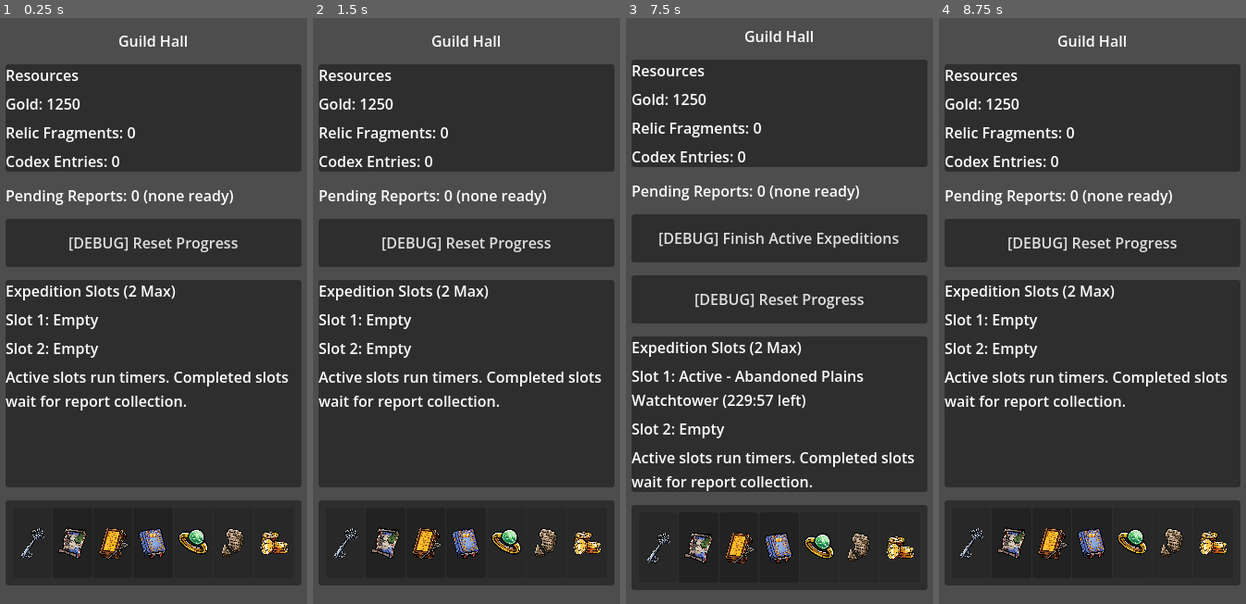
Above: before the commit, frames 1-4 (left to right).
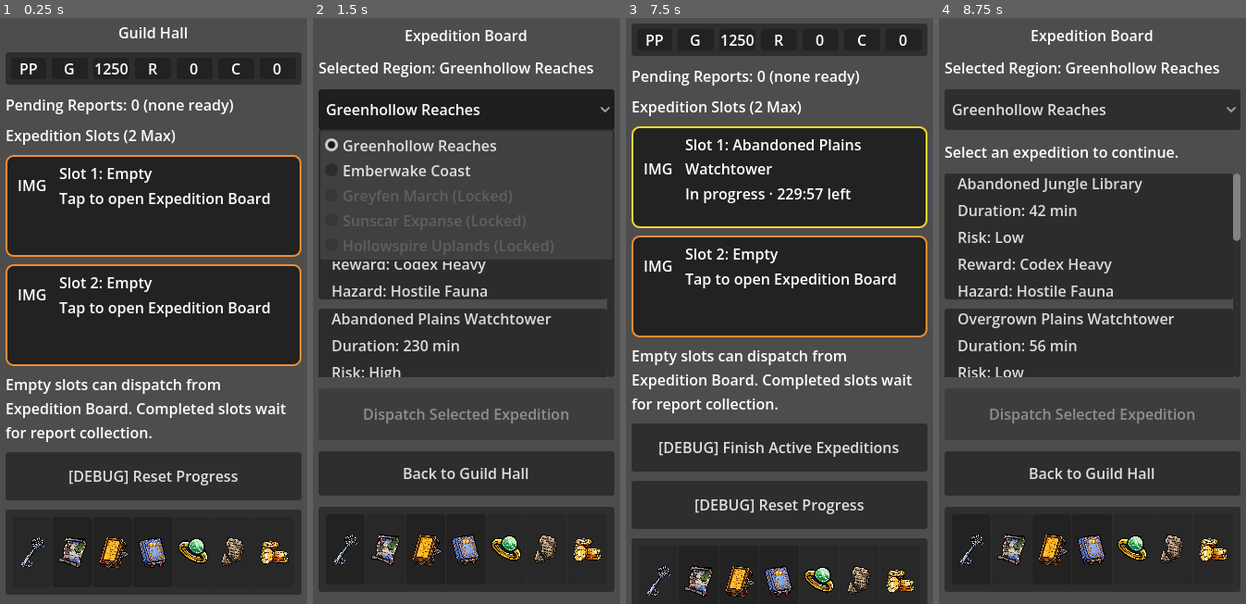
Above: after the commit, the same moments.

Repository: Navandis/expedition-guild-idle
Game: Godot game, scene res://scenes/main/Main.tscn
Same seed, same stepped clock (60 frames per second), same inputs: the game is played once before the commit and once after it.
Inputs (mouse positions are in pixels of both pictures, inside the frame that each line leads up to):
- Up to frame 1 (0.25 s): no input
- Up to frame 2 (1.5 s): click (466, 205) at 0.52 s; click (466, 111) at 1.25 s, where only the run after the commit has a clickable "Greenhollow Reaches"
- Up to frame 3 (7.5 s): click (699, 545) at 2.02 s; click (776, 234) at 2.75 s; click (776, 369) at 3.52 s; click (776, 504) at 4.27 s; click "Dispatch Selected Expedition" at 5 s; click "Confirm Dispatch" at 5.75 s; click (776, 234) at 6.52 s; click (659, 551) at 7.25 s
- Up to frame 4 (8.75 s): click (1092, 287) at 8.02 s

The runs differ from the first frame. In frame 1, 52% of the frame differs, in the area x 1-99%, y 1-99%; in frame 2, 26%; in frame 3, 60%, in the area x 1-99%, y 0-100%; in frame 4, 37%.

Commit message:
Restructure Guild Hall into dashboard with resource row and slot cards

Diff:
--- a/scenes/guild_hall/GuildHall.tscn
+++ b/scenes/guild_hall/GuildHall.tscn
@@ -26,45 +26,247 @@
 
 [node name="RootColumn" type="VBoxContainer" parent="SafeArea" unique_id=845488305]
 layout_mode = 2
-theme_override_constants/separation = 14
+theme_override_constants/separation = 10
 
 [node name="TitleLabel" type="Label" parent="SafeArea/RootColumn" unique_id=1685169725]
 layout_mode = 2
 text = "Guild Hall"
 horizontal_alignment = 1
 
-[node name="ResourcesPanel" type="PanelContainer" parent="SafeArea/RootColumn" unique_id=620704676]
-layout_mode = 2
-
-[node name="ResourceRows" type="VBoxContainer" parent="SafeArea/RootColumn/ResourcesPanel" unique_id=1494783933]
-layout_mode = 2
+[node name="ResourceRowPanel" type="PanelContainer" parent="SafeArea/RootColumn" unique_id=620704676]
+layout_mode = 2
+
+[node name="ResourceRowMargin" type="MarginContainer" parent="SafeArea/RootColumn/ResourceRowPanel" unique_id=1360772543]
+layout_mode = 2
+theme_override_constants/margin_left = 6
+theme_override_constants/margin_top = 6
+theme_override_constants/margin_right = 6
+theme_override_constants/margin_bottom = 6
+
+[node name="ResourceSlots" type="HBoxContainer" parent="SafeArea/RootColumn/ResourceRowPanel/ResourceRowMargin" unique_id=1494783933]
+layout_mode = 2
+theme_override_constants/separation = 6
+
+[node name="ProfileSlot" type="PanelContainer" parent="SafeArea/RootColumn/ResourceRowPanel/ResourceRowMargin/ResourceSlots" unique_id=1210295991]
+layout_mode = 2
+size_flags_horizontal = 3
+
+[node name="Center" type="CenterContainer" parent="SafeArea/RootColumn/ResourceRowPanel/ResourceRowMargin/ResourceSlots/ProfileSlot" unique_id=152983928]
+layout_mode = 2
+
+[node name="ProfileLabel" type="Label" parent="SafeArea/RootColumn/ResourceRowPanel/ResourceRowMargin/ResourceSlots/ProfileSlot/Center" unique_id=178163509]
+layout_mode = 2
+text = "PP"
+
+[node name="GoldIconSlot" type="PanelContainer" parent="SafeArea/RootColumn/ResourceRowPanel/ResourceRowMargin/ResourceSlots" unique_id=237642816]
+layout_mode = 2
+size_flags_horizontal = 3
+
+[node name="Center" type="CenterContainer" parent="SafeArea/RootColumn/ResourceRowPanel/ResourceRowMargin/ResourceSlots/GoldIconSlot" unique_id=490275425]
+layout_mode = 2
+
+[node name="GoldIconLabel" type="Label" parent="SafeArea/RootColumn/ResourceRowPanel/ResourceRowMargin/ResourceSlots/GoldIconSlot/Center" unique_id=111453151]
+layout_mode = 2
+text = "G"
+
+[node name="GoldValueSlot" type="PanelContainer" parent="SafeArea/RootColumn/ResourceRowPanel/ResourceRowMargin/ResourceSlots" unique_id=237941607]
+layout_mode = 2
+size_flags_horizontal = 3
+
+[node name="Center" type="CenterContainer" parent="SafeArea/RootColumn/ResourceRowPanel/ResourceRowMargin/ResourceSlots/GoldValueSlot" unique_id=566539381]
+layout_mode = 2
+
+[node name="GoldValueLabel" type="Label" parent="SafeArea/RootColumn/ResourceRowPanel/ResourceRowMargin/ResourceSlots/GoldValueSlot/Center" unique_id=553301898]
+layout_mode = 2
+text = "0"
+
+[node name="RelicIconSlot" type="PanelContainer" parent="SafeArea/RootColumn/ResourceRowPanel/ResourceRowMargin/ResourceSlots" unique_id=1418233255]
+layout_mode = 2
+size_flags_horizontal = 3
+
+[node name="Center" type="CenterContainer" parent="SafeArea/RootColumn/ResourceRowPanel/ResourceRowMargin/ResourceSlots/RelicIconSlot" unique_id=2102924238]
+layout_mode = 2
+
+[node name="RelicIconLabel" type="Label" parent="SafeArea/RootColumn/ResourceRowPanel/ResourceRowMargin/ResourceSlots/RelicIconSlot/Center" unique_id=368765313]
+layout_mode = 2
+text = "R"
+
+[node name="RelicValueSlot" type="PanelContainer" parent="SafeArea/RootColumn/ResourceRowPanel/ResourceRowMargin/ResourceSlots" unique_id=617211845]
+layout_mode = 2
+size_flags_horizontal = 3
+
+[node name="Center" type="CenterContainer" parent="SafeArea/RootColumn/ResourceRowPanel/ResourceRowMargin/ResourceSlots/RelicValueSlot" unique_id=871970307]
+layout_mode = 2
+
+[node name="RelicFragmentsValueLabel" type="Label" parent="SafeArea/RootColumn/ResourceRowPanel/ResourceRowMargin/ResourceSlots/RelicValueSlot/Center" unique_id=462742622]
+layout_mode = 2
+text = "0"
+
+[node name="CodexIconSlot" type="PanelContainer" parent="SafeArea/RootColumn/ResourceRowPanel/ResourceRowMargin/ResourceSlots" unique_id=558755068]
+layout_mode = 2
+size_flags_horizontal = 3
+
+[node name="Center" type="CenterContainer" parent="SafeArea/RootColumn/ResourceRowPanel/ResourceRowMargin/ResourceSlots/CodexIconSlot" unique_id=1281821631]
+layout_mode = 2
+
+[node name="CodexIconLabel" type="Label" parent="SafeArea/RootColumn/ResourceRowPanel/ResourceRowMargin/ResourceSlots/CodexIconSlot/Center" unique_id=88184926]
+layout_mode = 2
+text = "C"
+
+[node name="CodexValueSlot" type="PanelContainer" parent="SafeArea/RootColumn/ResourceRowPanel/ResourceRowMargin/ResourceSlots" unique_id=1810903799]
+layout_mode = 2
+size_flags_horizontal = 3
+
+[node name="Center" type="CenterContainer" parent="SafeArea/RootColumn/ResourceRowPanel/ResourceRowMargin/ResourceSlots/CodexValueSlot" unique_id=77610614]
+layout_mode = 2
+
+[node name="CodexEntriesValueLabel" type="Label" parent="SafeArea/RootColumn/ResourceRowPanel/ResourceRowMargin/ResourceSlots/CodexValueSlot/Center" unique_id=404869075]
+layout_mode = 2
+text = "0"
+
+[node name="OpenReportButton" type="Button" parent="SafeArea/RootColumn" unique_id=1348621159]
+visible = false
+custom_minimum_size = Vector2(0, 52)
+layout_mode = 2
+text = "View Pending Reports"
+
+[node name="PendingReportsLabel" type="Label" parent="SafeArea/RootColumn" unique_id=43135772]
+layout_mode = 2
+text = "Pending Reports: 0 (none ready)"
+
+[node name="SlotHeaderLabel" type="Label" parent="SafeArea/RootColumn" unique_id=1820534560]
+layout_mode = 2
+text = "Expedition Slots (2 Max)"
+
+[node name="ExpeditionSlotsColumn" type="VBoxContainer" parent="SafeArea/RootColumn" unique_id=1865329439]
+layout_mode = 2
+size_flags_vertical = 3
 theme_override_constants/separation = 8
 
-[node name="ResourcesHeader" type="Label" parent="SafeArea/RootColumn/ResourcesPanel/ResourceRows" unique_id=1210295991]
-layout_mode = 2
-text = "Resources"
-
-[node name="GoldLabel" type="Label" parent="SafeArea/RootColumn/ResourcesPanel/ResourceRows" unique_id=553301898]
-layout_mode = 2
-text = "Gold: 0"
-
-[node name="RelicFragmentsLabel" type="Label" parent="SafeArea/RootColumn/ResourcesPanel/ResourceRows" unique_id=462742622]
-layout_mode = 2
-text = "Relic Fragments: 0"
-
-[node name="CodexEntriesLabel" type="Label" parent="SafeArea/RootColumn/ResourcesPanel/ResourceRows" unique_id=404869075]
-layout_mode = 2
-text = "Codex Entries: 0"
-
-[node name="OpenReportButton" type="Button" parent="SafeArea/RootColumn" unique_id=1348621159]
-visible = false
-custom_minimum_size = Vector2(0, 52)
-layout_mode = 2
-text = "View Pending Reports"
-
-[node name="PendingReportsLabel" type="Label" parent="SafeArea/RootColumn" unique_id=43135772]
-layout_mode = 2
-text = "Pending Reports: 0 (none ready)"
+[node name="SlotOneCard" type="Button" parent="SafeArea/RootColumn/ExpeditionSlotsColumn" unique_id=1205453616]
+custom_minimum_size = Vector2(0, 110)
+layout_mode = 2
+
+[node name="Margin" type="MarginContainer" parent="SafeArea/RootColumn/ExpeditionSlotsColumn/SlotOneCard" unique_id=1849938802]
+layout_mode = 1
+anchors_preset = 15
+anchor_right = 1.0
+anchor_bottom = 1.0
+grow_horizontal = 2
+grow_vertical = 2
+mouse_filter = 2
+theme_override_constants/margin_left = 8
+theme_override_constants/margin_top = 8
+theme_override_constants/margin_right = 8
+theme_override_constants/margin_bottom = 8
+
+[node name="Content" type="VBoxContainer" parent="SafeArea/RootColumn/ExpeditionSlotsColumn/SlotOneCard/Margin" unique_id=1742571574]
+layout_mode = 2
+mouse_filter = 2
+theme_override_constants/separation = 5
+
+[node name="TopRow" type="HBoxContainer" parent="SafeArea/RootColumn/ExpeditionSlotsColumn/SlotOneCard/Margin/Content" unique_id=595723608]
+layout_mode = 2
+mouse_filter = 2
+theme_override_constants/separation = 8
+
+[node name="SlotOneImagePlaceholder" type="Label" parent="SafeArea/RootColumn/ExpeditionSlotsColumn/SlotOneCard/Margin/Content/TopRow" unique_id=1361455259]
+custom_minimum_size = Vector2(42, 42)
+layout_mode = 2
+size_flags_vertical = 1
+mouse_filter = 2
+text = "IMG"
+horizontal_alignment = 1
+vertical_alignment = 1
+
+[node name="TextColumn" type="VBoxContainer" parent="SafeArea/RootColumn/ExpeditionSlotsColumn/SlotOneCard/Margin/Content/TopRow" unique_id=923609669]
+layout_mode = 2
+size_flags_horizontal = 3
+mouse_filter = 2
+
+[node name="SlotOneNameLabel" type="Label" parent="SafeArea/RootColumn/ExpeditionSlotsColumn/SlotOneCard/Margin/Content/TopRow/TextColumn" unique_id=980786867]
+layout_mode = 2
+mouse_filter = 2
+text = "Empty Slot"
+autowrap_mode = 3
+
+[node name="SlotOneStateLabel" type="Label" parent="SafeArea/RootColumn/ExpeditionSlotsColumn/SlotOneCard/Margin/Content/TopRow/TextColumn" unique_id=1411912238]
+layout_mode = 2
+mouse_filter = 2
+text = "Tap to open Expedition Board"
+autowrap_mode = 3
+
+[node name="SlotOneRewardLabel" type="Label" parent="SafeArea/RootColumn/ExpeditionSlotsColumn/SlotOneCard/Margin/Content" unique_id=791263277]
+layout_mode = 2
+mouse_filter = 2
+text = ""
+visible = false
+autowrap_mode = 3
+
+[node name="SlotTwoCard" type="Button" parent="SafeArea/RootColumn/ExpeditionSlotsColumn" unique_id=1241231002]
+custom_minimum_size = Vector2(0, 110)
+layout_mode = 2
+
+[node name="Margin" type="MarginContainer" parent="SafeArea/RootColumn/ExpeditionSlotsColumn/SlotTwoCard" unique_id=1880540343]
+layout_mode = 1
+anchors_preset = 15
+anchor_right = 1.0
+anchor_bottom = 1.0
+grow_horizontal = 2
+grow_vertical = 2
+mouse_filter = 2
+theme_override_constants/margin_left = 8
+theme_override_constants/margin_top = 8
+theme_override_constants/margin_right = 8
+theme_override_constants/margin_bottom = 8
+
+[node name="Content" type="VBoxContainer" parent="SafeArea/RootColumn/ExpeditionSlotsColumn/SlotTwoCard/Margin" unique_id=2041278820]
+layout_mode = 2
+mouse_filter = 2
+theme_override_constants/separation = 5
+
+[node name="TopRow" type="HBoxContainer" parent="SafeArea/RootColumn/ExpeditionSlotsColumn/SlotTwoCard/Margin/Content" unique_id=1430741311]
+layout_mode = 2
+mouse_filter = 2
+theme_override_constants/separation = 8
+
+[node name="SlotTwoImagePlaceholder" type="Label" parent="SafeArea/RootColumn/ExpeditionSlotsColumn/SlotTwoCard/Margin/Content/TopRow" unique_id=1948435946]
+custom_minimum_size = Vector2(42, 42)
+layout_mode = 2
+size_flags_vertical = 1
+mouse_filter = 2
+text = "IMG"
+horizontal_alignment = 1
+vertical_alignment = 1
+
+[node name="TextColumn" type="VBoxContainer" parent="SafeArea/RootColumn/ExpeditionSlotsColumn/SlotTwoCard/Margin/Content/TopRow" unique_id=713225125]
+layout_mode = 2
+size_flags_horizontal = 3
+mouse_filter = 2
+
+[node name="SlotTwoNameLabel" type="Label" parent="SafeArea/RootColumn/ExpeditionSlotsColumn/SlotTwoCard/Margin/Content/TopRow/TextColumn" unique_id=1361604704]
+layout_mode = 2
+mouse_filter = 2
+text = "Empty Slot"
+autowrap_mode = 3
+
+[node name="SlotTwoStateLabel" type="Label" parent="SafeArea/RootColumn/ExpeditionSlotsColumn/SlotTwoCard/Margin/Content/TopRow/TextColumn" unique_id=760266556]
+layout_mode = 2
+mouse_filter = 2
+text = "Tap to open Expedition Board"
+autowrap_mode = 3
+
+[node name="SlotTwoRewardLabel" type="Label" parent="SafeArea/RootColumn/ExpeditionSlotsColumn/SlotTwoCard/Margin/Content" unique_id=1054531492]
+layout_mode = 2
+mouse_filter = 2
+text = ""
+visible = false
+autowrap_mode = 3
+
+[node name="SlotsHintLabel" type="Label" parent="SafeArea/RootColumn/ExpeditionSlotsColumn" unique_id=830968625]
+layout_mode = 2
+text = "Empty slots can dispatch from Expedition Board. Completed slots wait for report collection."
+autowrap_mode = 3
 
 [node name="DebugFinishButton" type="Button" parent="SafeArea/RootColumn" unique_id=1694514361]
 visible = false
@@ -77,33 +279,5 @@
 layout_mode = 2
 text = "[DEBUG] Reset Progress"
 
-[node name="ActiveExpeditionPanel" type="PanelContainer" parent="SafeArea/RootColumn" unique_id=1205453616]
-custom_minimum_size = Vector2(0, 140)
-layout_mode = 2
-size_flags_vertical = 3
-
-[node name="ActiveRows" type="VBoxContainer" parent="SafeArea/RootColumn/ActiveExpeditionPanel" unique_id=1742571574]
-layout_mode = 2
-theme_override_constants/separation = 8
-
-[node name="ActiveHeader" type="Label" parent="SafeArea/RootColumn/ActiveExpeditionPanel/ActiveRows" unique_id=1411912238]
-layout_mode = 2
-text = "Expedition Slots (2 Max)"
-
-[node name="SlotOneLabel" type="Label" parent="SafeArea/RootColumn/ActiveExpeditionPanel/ActiveRows" unique_id=980786867]
-layout_mode = 2
-text = "Slot 1: Empty"
-autowrap_mode = 3
-
-[node name="SlotTwoLabel" type="Label" parent="SafeArea/RootColumn/ActiveExpeditionPanel/ActiveRows" unique_id=1361604704]
-layout_mode = 2
-text = "Slot 2: Empty"
-autowrap_mode = 3
-
-[node name="SlotsHintLabel" type="Label" parent="SafeArea/RootColumn/ActiveExpeditionPanel/ActiveRows" unique_id=830968625]
-layout_mode = 2
-text = "Active slots run timers. Completed slots wait for report collection."
-autowrap_mode = 3
-
 [node name="BottomNavBar" parent="SafeArea/RootColumn" unique_id=1491293952 instance=ExtResource("2_nav")]
 layout_mode = 2
--- a/scripts/ui/GuildHallController.gd
+++ b/scripts/ui/GuildHallController.gd
@@ -2,11 +2,13 @@
 class_name GuildHallController
 
 # File: GuildHallController.gd
-# GuildHallController is the home screen for the current gameplay loop.
-# In the two-slot milestone it shows both expedition slots (empty/active/
-# completed), the pending report count, and entry points to dispatch/reports.
-# Guild Hall now relies on the shared bottom nav for cross-screen navigation,
-# so the old large "Open Board / Upgrades / Codex" buttons were removed.
+# GuildHallController is the dashboard-style landing screen for the current
+# prototype loop. It now prioritizes:
+# - top resource strip (7 equal visual slots),
+# - compact expedition slot cards (empty/ongoing/completed),
+# - pending report state,
+# while cross-screen movement stays in the shared bottom nav.
+#
 # This script also exposes temporary debug controls:
 # - finish active expedition instantly (test-only)
 # - reset all prototype progress through GameManager's shared baseline reset flow.
@@ -16,15 +18,25 @@
 signal debug_finish_requested
 signal debug_reset_requested
 
-@onready var _gold_label: Label = $SafeArea/RootColumn/ResourcesPanel/ResourceRows/GoldLabel
-@onready var _relic_fragments_label: Label = $SafeArea/RootColumn/ResourcesPanel/ResourceRows/RelicFragmentsLabel
-@onready var _codex_entries_label: Label = $SafeArea/RootColumn/ResourcesPanel/ResourceRows/CodexEntriesLabel
+const _STATUS_BORDER_EMPTY := Color(0.95, 0.55, 0.20, 1.0)
+const _STATUS_BORDER_ONGOING := Color(0.95, 0.84, 0.20, 1.0)
+const _STATUS_BORDER_COMPLETED := Color(0.35, 0.85, 0.45, 1.0)
+
+@onready var _gold_value_label: Label = $SafeArea/RootColumn/ResourceRowPanel/ResourceRowMargin/ResourceSlots/GoldValueSlot/Center/GoldValueLabel
+@onready var _relic_fragments_value_label: Label = $SafeArea/RootColumn/ResourceRowPanel/ResourceRowMargin/ResourceSlots/RelicValueSlot/Center/RelicFragmentsValueLabel
+@onready var _codex_entries_value_label: Label = $SafeArea/RootColumn/ResourceRowPanel/ResourceRowMargin/ResourceSlots/CodexValueSlot/Center/CodexEntriesValueLabel
 @onready var _open_report_button: Button = $SafeArea/RootColumn/OpenReportButton
 @onready var _pending_reports_label: Label = $SafeArea/RootColumn/PendingReportsLabel
 @onready var _debug_finish_button: Button = $SafeArea/RootColumn/DebugFinishButton
 @onready var _debug_reset_button: Button = $SafeArea/RootColumn/DebugResetButton
-@onready var _slot_one_label: Label = $SafeArea/RootColumn/ActiveExpeditionPanel/ActiveRows/SlotOneLabel
-@onready var _slot_two_label: Label = $SafeArea/RootColumn/ActiveExpeditionPanel/ActiveRows/SlotTwoLabel
+@onready var _slot_one_card: Button = $SafeArea/RootColumn/ExpeditionSlotsColumn/SlotOneCard
+@onready var _slot_two_card: Button = $SafeArea/RootColumn/ExpeditionSlotsColumn/SlotTwoCard
+@onready var _slot_one_name_label: Label = $SafeArea/RootColumn/ExpeditionSlotsColumn/SlotOneCard/Margin/Content/TopRow/TextColumn/SlotOneNameLabel
+@onready var _slot_one_state_label: Label = $SafeArea/RootColumn/ExpeditionSlotsColumn/SlotOneCard/Margin/Content/TopRow/TextColumn/SlotOneStateLabel
+@onready var _slot_one_reward_label: Label = $SafeArea/RootColumn/ExpeditionSlotsColumn/SlotOneCard/Margin/Content/SlotOneRewardLabel
+@onready var _slot_two_name_label: Label = $SafeArea/RootColumn/ExpeditionSlotsColumn/SlotTwoCard/Margin/Content/TopRow/TextColumn/SlotTwoNameLabel
+@onready var _slot_two_state_label: Label = $SafeArea/RootColumn/ExpeditionSlotsColumn/SlotTwoCard/Margin/Content/TopRow/TextColumn/SlotTwoStateLabel
+@onready var _slot_two_reward_label: Label = $SafeArea/RootColumn/ExpeditionSlotsColumn/SlotTwoCard/Margin/Content/SlotTwoRewardLabel
 @onready var _bottom_nav: BottomNavBar = $SafeArea/RootColumn/BottomNavBar
 
 var _expedition_manager: ExpeditionManager
@@ -33,12 +45,19 @@
 	"relic_fragments": 0,
 	"codex_entries": 0
 }
+var _slot_is_empty: Array[bool] = [true, true]
 
 
 func _ready() -> void:
 	_open_report_button.pressed.connect(_on_open_report_pressed)
 	_debug_finish_button.pressed.connect(_on_debug_finish_pressed)
 	_debug_reset_button.pressed.connect(_on_debug_reset_pressed)
+	_slot_one_card.pressed.connect(func() -> void:
+		_on_slot_card_pressed(0)
+	)
+	_slot_two_card.pressed.connect(func() -> void:
+		_on_slot_card_pressed(1)
+	)
 	# Shared bottom nav is now the primary cross-screen backbone.
 	_bottom_nav.set_current_screen(BottomNavBar.TARGET_GUILD_HALL)
 	_bottom_nav.navigate_requested.connect(_on_bottom_nav_requested)
@@ -63,27 +82,32 @@
 
 
 func _refresh_resource_labels() -> void:
-	_gold_label.text = "Gold: %d" % int(_resources.get("gold", 0))
-	_relic_fragments_label.text = "Relic Fragments: %d" % int(_resources.get("relic_fragments", 0))
-	_codex_entries_label.text = "Codex Entries: %d" % int(_resources.get("codex_entries", 0))
+	# Resource row layout note:
+	# - slot 1 is PP placeholder
+	# - slots 2/3 are G + gold value
+	# - slots 4/5 are R + relic fragment value
+	# - slots 6/7 are C + codex entry value
+	_gold_value_label.text = str(int(_resources.get("gold", 0)))
+	_relic_fragments_value_label.text = str(int(_resources.get("relic_fragments", 0)))
+	_codex_entries_value_label.text = str(int(_resources.get("codex_entries", 0)))
 
 
 func _refresh_active_status() -> void:
 	# onready refs can be null during scene teardown/reparenting.
-	if _slot_one_label == null or _slot_two_label == null:
+	if _slot_one_card == null or _slot_two_card == null:
 		return
 
 	if _expedition_manager == null:
-		_slot_one_label.text = "Slot 1: Empty"
-		_slot_two_label.text = "Slot 2: Empty"
+		_set_empty_slot_card(0)
+		_set_empty_slot_card(1)
 		_pending_reports_label.text = "Pending Reports: 0 (none ready)"
 		_open_report_button.visible = false
 		_debug_finish_button.visible = false
 		return
 
 	var slots := _expedition_manager.get_active_expeditions()
-	_slot_one_label.text = _build_slot_text(0, slots)
-	_slot_two_label.text = _build_slot_text(1, slots)
+	_refresh_slot_card(0, slots)
+	_refresh_slot_card(1, slots)
 
 	var pending_count := _expedition_manager.get_pending_report_count()
 	if pending_count > 0:
@@ -106,20 +130,120 @@
 	_debug_reset_button.visible = true
 
 
-func _build_slot_text(slot_index: int, slots: Array[Dictionary]) -> String:
+func _refresh_slot_card(slot_index: int, slots: Array[Dictionary]) -> void:
+	var card := _get_slot_card(slot_index)
+	var name_label := _get_slot_name_label(slot_index)
+	var state_label := _get_slot_state_label(slot_index)
+	var reward_label := _get_slot_reward_label(slot_index)
+
+	if card == null or name_label == null or state_label == null or reward_label == null:
+		return
+
 	if slot_index < 0 or slot_index >= slots.size():
-		return "Slot %d: Empty" % (slot_index + 1)
+		_set_empty_slot_card(slot_index)
+		return
 
 	var slot_data := slots[slot_index]
 	if slot_data.is_empty():
-		return "Slot %d: Empty" % (slot_index + 1)
+		_set_empty_slot_card(slot_index)
+		return
 
 	var expedition_name := str(slot_data.get("display_name", "Unknown Expedition"))
 	var status := str(slot_data.get("status", ExpeditionManager.STATUS_IDLE))
+	name_label.text = "Slot %d: %s" % [slot_index + 1, expedition_name]
+
 	if status == ExpeditionManager.STATUS_IN_PROGRESS:
 		var remaining_text := _expedition_manager.get_remaining_time_text_for_slot(slot_index)
-		return "Slot %d: Active - %s (%s left)" % [slot_index + 1, expedition_name, remaining_text]
-	return "Slot %d: Completed - %s (Report queued)" % [slot_index + 1, expedition_name]
+		# Ongoing slot card behavior: compact summary + timer.
+		state_label.text = "In progress · %s left" % remaining_text
+		reward_label.visible = false
+		reward_label.text = ""
+		_slot_is_empty[slot_index] = false
+		card.disabled = true
+		card.focus_mode = Control.FOCUS_NONE
+		_apply_status_border(card, _STATUS_BORDER_ONGOING)
+		return
+
+	# Completed slot card behavior: compact summary + queued report hint.
+	state_label.text = "Completed · report ready"
+	reward_label.visible = true
+	reward_label.text = "Reward: collect from Pending Reports"
+	_slot_is_empty[slot_index] = false
+	card.disabled = true
+	card.focus_mode = Control.FOCUS_NONE
+	_apply_status_border(card, _STATUS_BORDER_COMPLETED)
+
+
+func _set_empty_slot_card(slot_index: int) -> void:
+	var card := _get_slot_card(slot_index)
+	var name_label := _get_slot_name_label(slot_index)
+	var state_label := _get_slot_state_label(slot_index)
+	var reward_label := _get_slot_reward_label(slot_index)
+	if card == null or name_label == null or state_label == null or reward_label == null:
+		return
+
+	name_label.text = "Slot %d: Empty" % (slot_index + 1)
+	# Empty slot behavior: pressing this card routes to Expedition Board.
+	state_label.text = "Tap to open Expedition Board"
+	reward_label.visible = false
+	reward_label.text = ""
+	_slot_is_empty[slot_index] = true
+	card.disabled = false
+	card.focus_mode = Control.FOCUS_ALL
+	_apply_status_border(card, _STATUS_BORDER_EMPTY)
+
+
+func _apply_status_border(card: Button, border_color: Color) -> void:
+	# Temporary prototype border logic:
+	# - orange: empty, yellow: ongoing, green: completed.
+	# We override all button states so the same border appears even when disabled.
+	var style := StyleBoxFlat.new()
+	style.bg_color = Color(0.12, 0.12, 0.12, 0.92)
+	style.border_width_left = 2
+	style.border_width_top = 2
+	style.border_width_right = 2
+	style.border_width_bottom = 2
+	style.border_color = border_color
+	style.corner_radius_top_left = 8
+	style.corner_radius_top_right = 8
+	style.corner_radius_bottom_right = 8
+	style.corner_radius_bottom_left = 8
+	card.add_theme_stylebox_override("normal", style)
+	card.add_theme_stylebox_override("hover", style.duplicate())
+	card.add_theme_stylebox_override("pressed", style.duplicate())
+	card.add_theme_stylebox_override("disabled", style.duplicate())
+
+
+func _get_slot_card(slot_index: int) -> Button:
+	if slot_index == 0:
+		return _slot_one_card
+	if slot_index == 1:
+		return _slot_two_card
+	return null
+
+
+func _get_slot_name_label(slot_index: int) -> Label:
+	if slot_index == 0:
+		return _slot_one_name_label
+	if slot_index == 1:
+		return _slot_two_name_label
+	return null
+
+
+func _get_slot_state_label(slot_index: int) -> Label:
+	if slot_index == 0:
+		return _slot_one_state_label
+	if slot_index == 1:
+		return _slot_two_state_label
+	return null
+
+
+func _get_slot_reward_label(slot_index: int) -> Label:
+	if slot_index == 0:
+		return _slot_one_reward_label
+	if slot_index == 1:
+		return _slot_two_reward_label
+	return null
 
 
 func _on_open_report_pressed() -> void:
@@ -131,6 +255,15 @@
 	navigate_requested.emit(target_screen)
 
 
+func _on_slot_card_pressed(slot_index: int) -> void:
+	# Only empty slots are clickable. They are direct shortcuts to Expedition Board.
+	if slot_index < 0 or slot_index >= _slot_is_empty.size():
+		return
+	if not _slot_is_empty[slot_index]:
+		return
+	navigate_requested.emit(BottomNavBar.TARGET_EXPEDITION_BOARD)
+
+
 func _on_debug_finish_pressed() -> void:
 	debug_finish_requested.emit()
 
